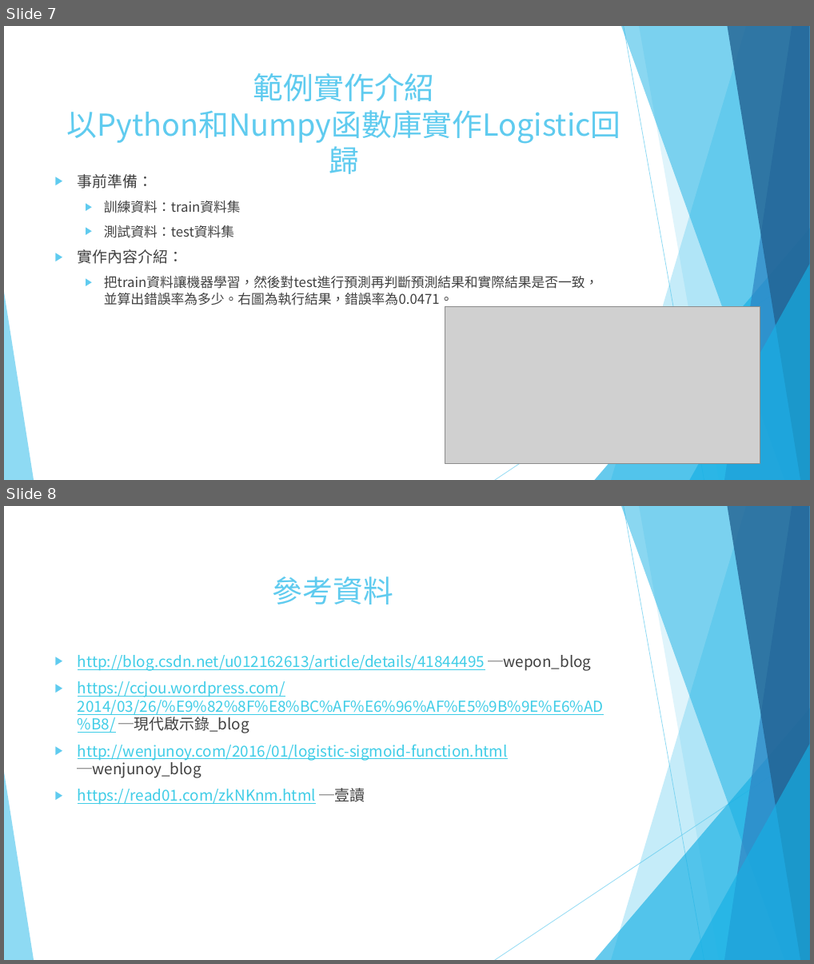
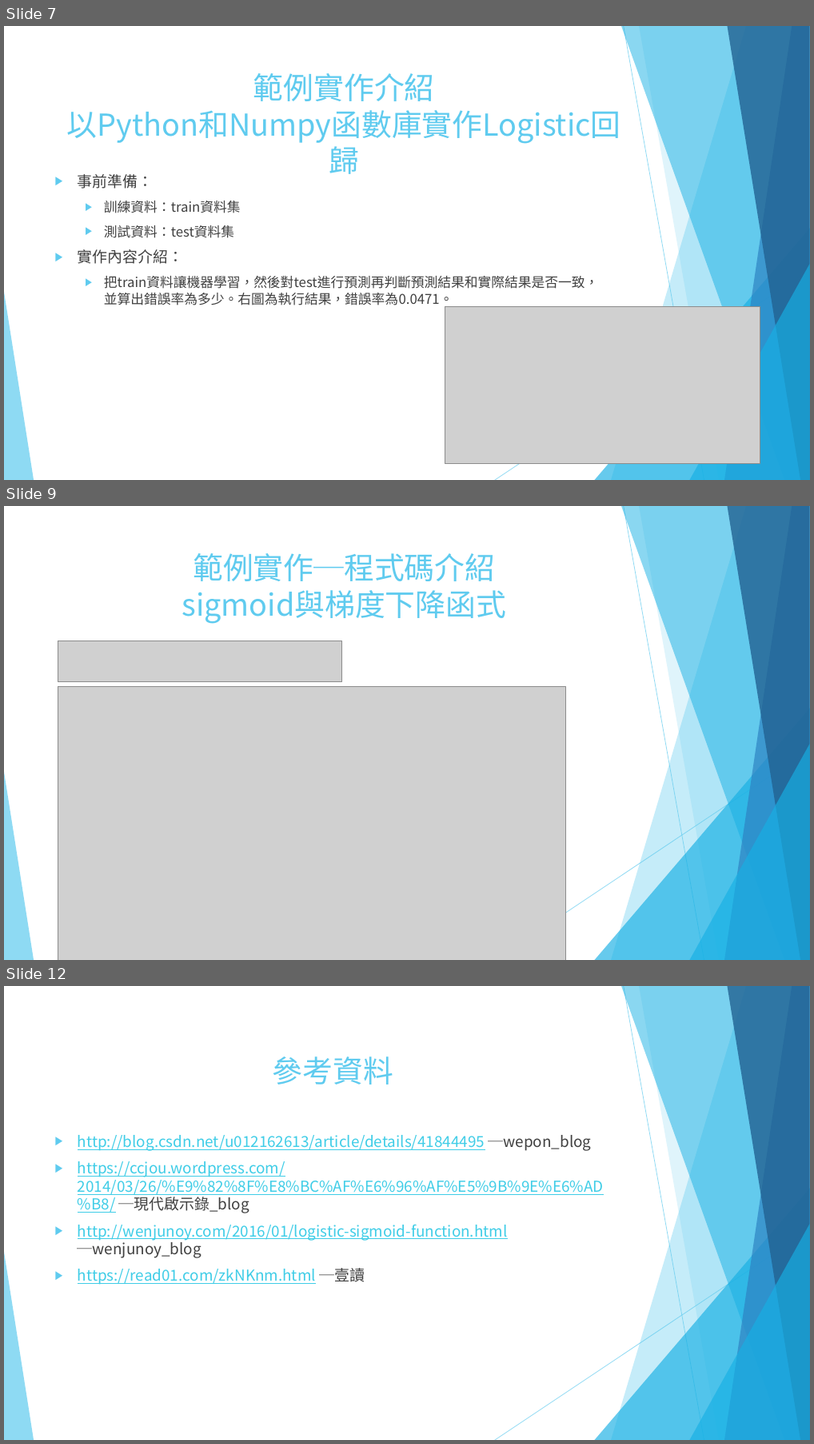
Before and after one commit to Intenfas/nfu_40341152_MINYUE_new, a slide deck: 計算分析_Logistic Regression.pptx. Shown one above the other, each under a label of ours: slides 7 and 8 before the commit, slides 7, 9 and 12 after it; the slides between them are not shown. The pictures are 814x964 and 814x1444 pixels, drawn with LibreOffice and Linux fonts; fonts in the diff are those of the drawing; grey boxes stand for pictures. Boxes give left, top, right and bottom in pixels: in the first picture for what was removed or moved away, otherwise in the second. Text is boxed around its words. In the diff, an @@ line names an element or a change of style, - is before the commit and + after.

```diff
--- a/計算分析_Logistic Regression.pptx
+++ b/計算分析_Logistic Regression.pptx
@@ slide 9 added at <box>4,506,810,960</box>, background #FFFFFF; not listed: 10 template elements that a slide beside it also shows @@
@@ title added at <box>182,553,506,624</box>, 36 pt, text #5FCBEF @@
+範例實作─程式碼介紹
+sigmoid與梯度下降函式
@@ picture added at <box>58,641,342,681</box> @@
@@ picture added at <box>58,687,566,960</box> @@
@@ what was slide 8 is now slide 12 @@
```
Also in this commit, not shown: 1 slide changed, 3 other slides added, 1 other file.
